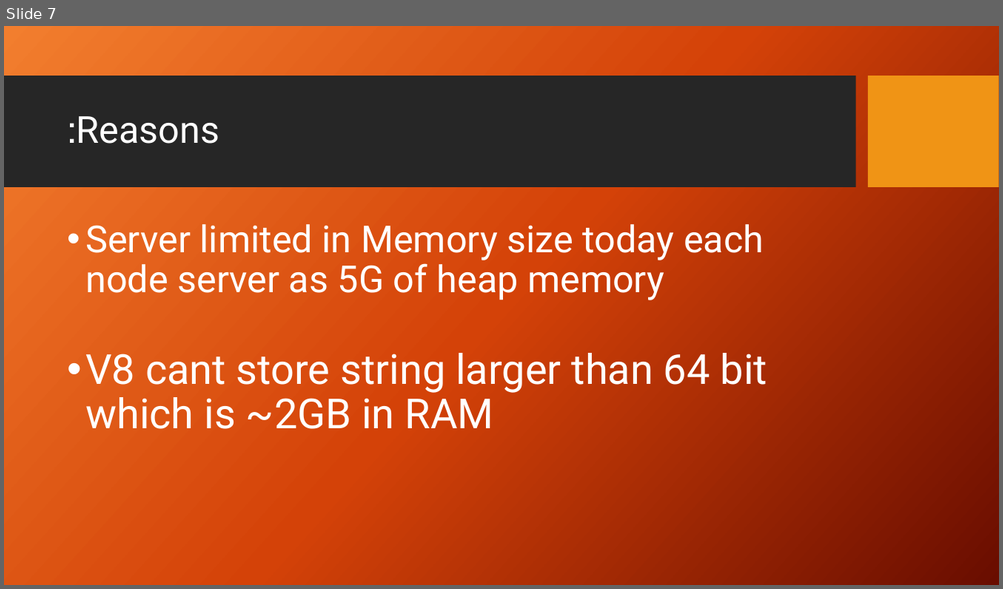
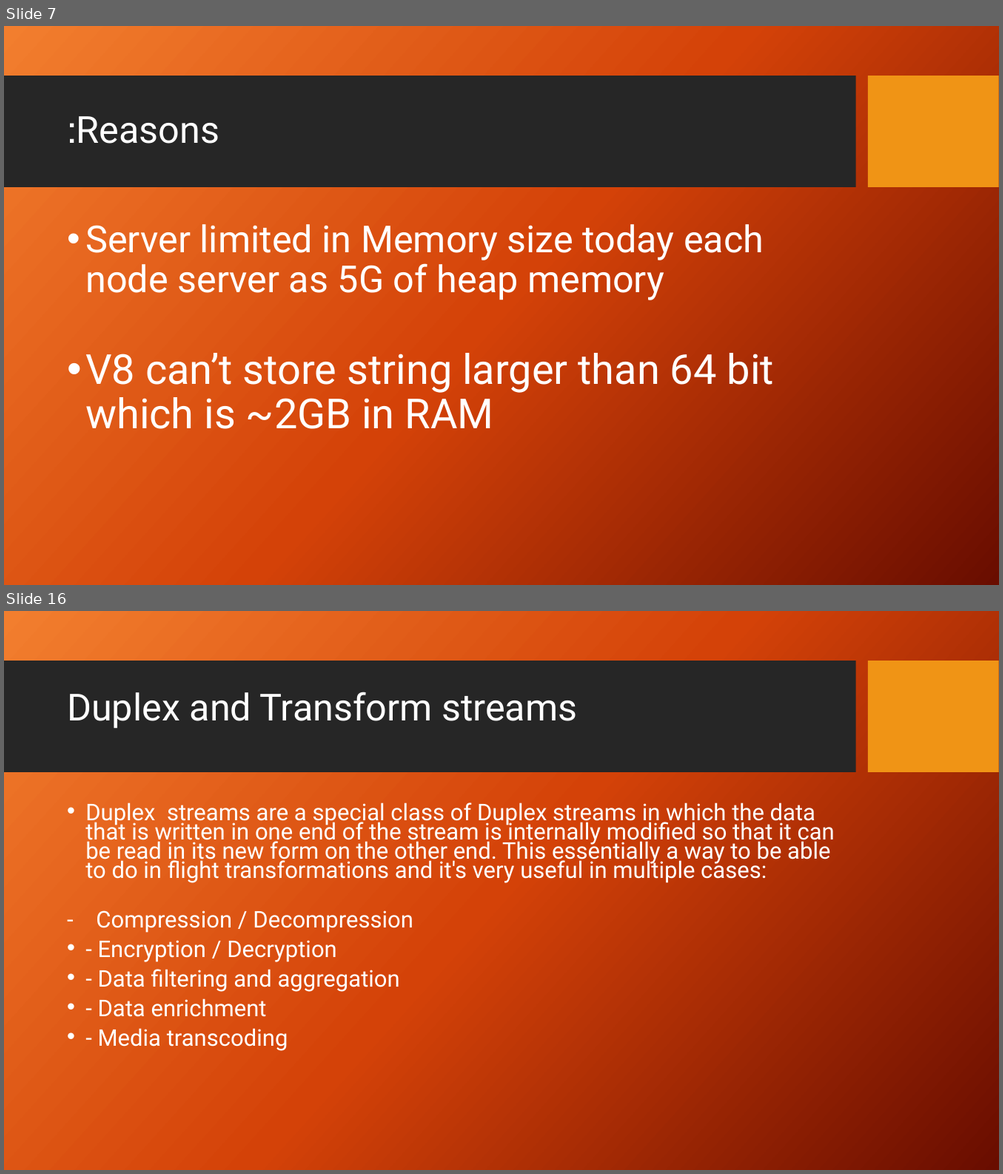
Before and after one commit to ntedgi/infra-meetings, a slide deck: Streams/Presentation.pptx. Shown one above the other, each under a label of ours: slide 7 before the commit, slides 7 and 16 after it; the slides between them are not shown. The pictures are 1003x589 and 1003x1174 pixels, drawn with LibreOffice and Linux fonts; fonts in the diff are those of the drawing; background and template pictures are left out. Boxes give left, top, right and bottom in pixels: in the first picture for what was removed or moved away, otherwise in the second. Text is boxed around its words. In the diff, an @@ line names an element or a change of style, - is before the commit and + after.

```diff
--- a/Streams/Presentation.pptx
+++ b/Streams/Presentation.pptx
@@ slide 16 added at (4,611,999,1170), background picture (left out); not listed: 2 template elements that a slide beside it also shows @@
@@ title added at (67,692,577,729), 36 pt, text #FFFFFF @@
+Duplex and Transform streams
@@ text added at (85,803,834,1051), 22.2 pt, text #FFFFFF @@
+• Duplex streams are a special class of Duplex streams in which the data that is written in one end of the stream is internally modified so that it can be read in its new form on the other end. This essentially a way to be able to do in flight transformations and it's very useful in multiple cases:
+- Compression / Decompression
+• - Encryption / Decryption
+• - Data filtering and aggregation
+• - Data enrichment
+• - Media transcoding
@@ slide 7 changed as well @@
@@ text at (85,353,774,429): text changed @@
-• V8 cant store string larger than 64 bit which is ~2GB in RAM
+• V8 can’t store string larger than 64 bit which is ~2GB in RAM
```
Also in this commit, not shown: 2 other slides changed, 14 other slides added, 3 slides removed, 37 other files.
